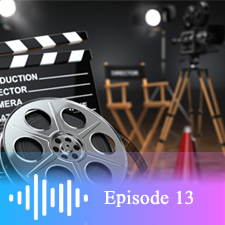
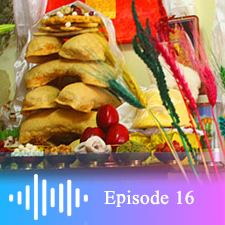
Before/after of a 225 x 225 layered artwork. What changed in the layer stack:
renamed "Episode 13" to "Episode 16", painted on it over [185, 190, 194, 205]
removed layer "Layer 5" over [0, 0, 225, 196]
painted on "Layer 4" over [0, 0, 225, 205]
